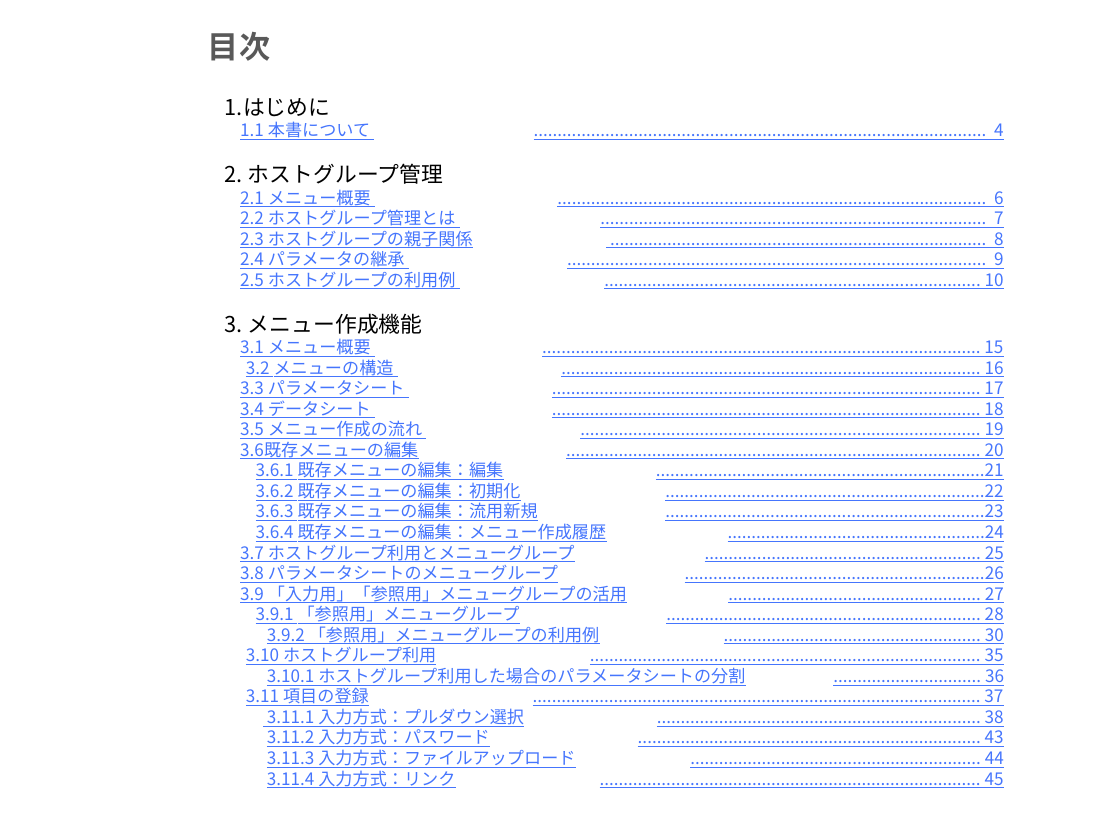
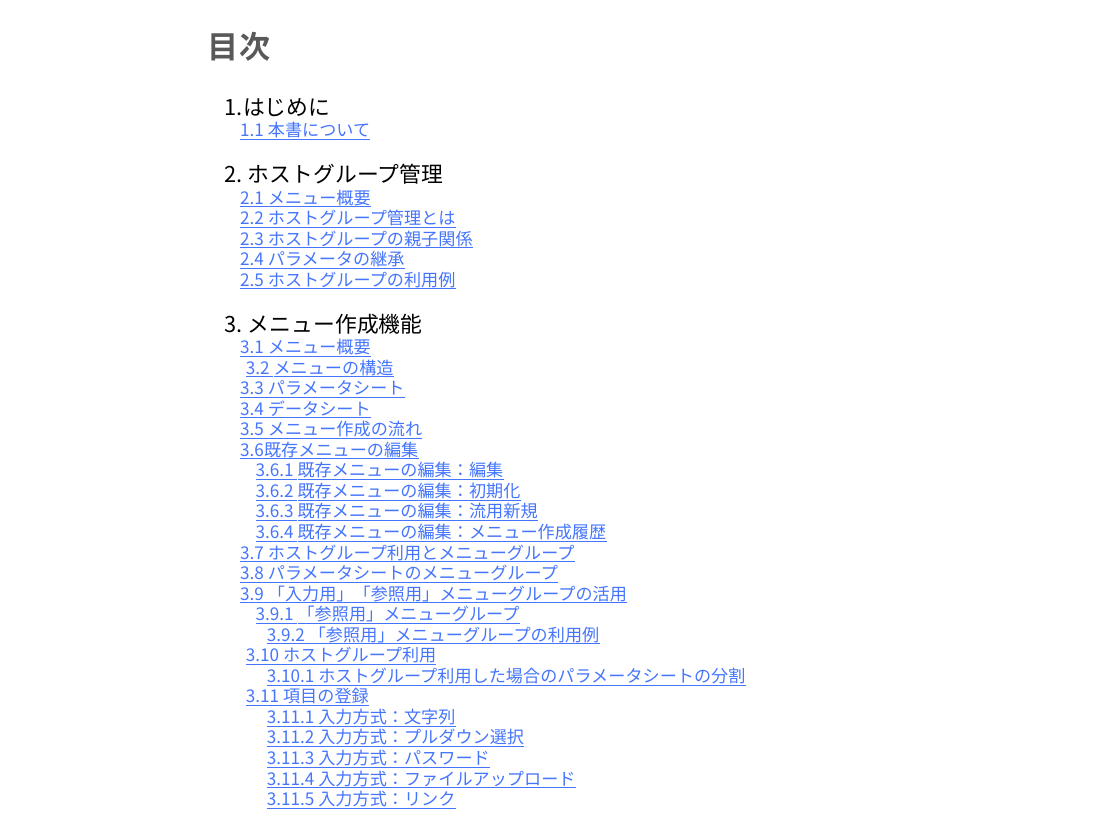
Before and after one commit to exastro-suite/it-automation-docs, a slide deck: slide 2 of asset/Learn_ja/ITA-hg-ps_classroom_lecture_ja.pptx. Drawn at 1120x840 pixels with LibreOffice and Linux fonts; fonts in the diff are those of the drawing; background and template pictures are left out. Boxes give left, top, right and bottom in pixels: in the first picture for what was removed or moved away, otherwise in the second. Text is boxed around its words. In the diff, an @@ line names an element or a change of style, - is before the commit and + after.

```diff
--- a/asset/Learn_ja/ITA-hg-ps_classroom_lecture_ja.pptx
+++ b/asset/Learn_ja/ITA-hg-ps_classroom_lecture_ja.pptx
@@ text at [240,189,473,289]: text changed @@
-2.1 メニュー概要 .......................................................................................... 6
-2.2 ホストグループ管理とは ................................................................................. 7
-2.3 ホストグループの親子関係 ............................................................................... 8
-2.4 パラメータの継承 ........................................................................................ 9
-2.5 ホストグループの利用例 ............................................................................... 10
+2.1 メニュー概要
+2.2 ホストグループ管理とは
+2.3 ホストグループの親子関係
+2.4 パラメータの継承
+2.5 ホストグループの利用例
@@ text at [240,338,745,809]: text changed @@
-3.1 メニュー概要 ............................................................................................ 15
-3.2 メニューの構造 ........................................................................................ 16
-3.3 パラメータシート .......................................................................................... 17
-3.4 データシート .......................................................................................... 18
-3.5 メニュー作成の流れ .................................................................................... 19
-3.6既存メニューの編集 ....................................................................................... 20
-3.6.1 既存メニューの編集：編集 .....................................................................21
-3.6.2 既存メニューの編集：初期化 ...................................................................22
-3.6.3 既存メニューの編集：流用新規 ...................................................................23
-3.6.4 既存メニューの編集：メニュー作成履歴 ......................................................24
-3.7 ホストグループ利用とメニューグループ .......................................................... 25
-3.8 パラメータシートのメニューグループ ...............................................................26
-3.9 「入力用」「参照用」メニューグループの活用 ..................................................... 27
-3.9.1 「参照用」メニューグループ .................................................................. 28
-3.9.2 「参照用」メニューグループの利用例 ...................................................... 30
-3.10 ホストグループ利用 .................................................................................. 35
-3.10.1 ホストグループ利用した場合のパラメータシートの分割 ............................... 36
-3.11 項目の登録 .............................................................................................. 37
-3.11.1 入力方式：プルダウン選択 .................................................................... 38
-3.11.2 入力方式：パスワード ........................................................................ 43
-3.11.3 入力方式：ファイルアップロード ............................................................. 44
-3.11.4 入力方式：リンク ................................................................................ 45
+3.1 メニュー概要
+3.2 メニューの構造
+3.3 パラメータシート
+3.4 データシート
+3.5 メニュー作成の流れ
+3.6既存メニューの編集
+3.6.1 既存メニューの編集：編集
+3.6.2 既存メニューの編集：初期化
+3.6.3 既存メニューの編集：流用新規
+3.6.4 既存メニューの編集：メニュー作成履歴
+3.7 ホストグループ利用とメニューグループ
+3.8 パラメータシートのメニューグループ
+3.9 「入力用」「参照用」メニューグループの活用
+3.9.1 「参照用」メニューグループ
+3.9.2 「参照用」メニューグループの利用例
+3.10 ホストグループ利用
+3.10.1 ホストグループ利用した場合のパラメータシートの分割
+3.11 項目の登録
+3.11.1 入力方式：文字列
+3.11.2 入力方式：プルダウン選択
+3.11.3 入力方式：パスワード
+3.11.4 入力方式：ファイルアップロード
+3.11.5 入力方式：リンク
```
Also in this commit, not shown: 21 other slides changed, 1 slide added, 1 other file.
